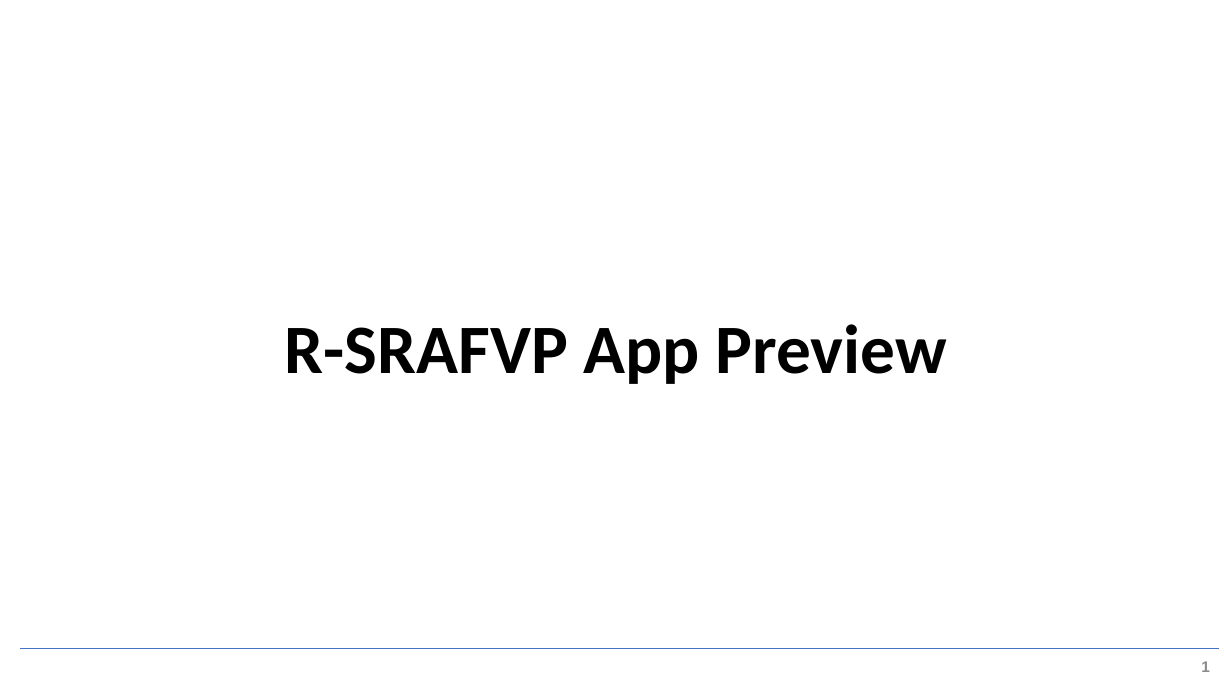
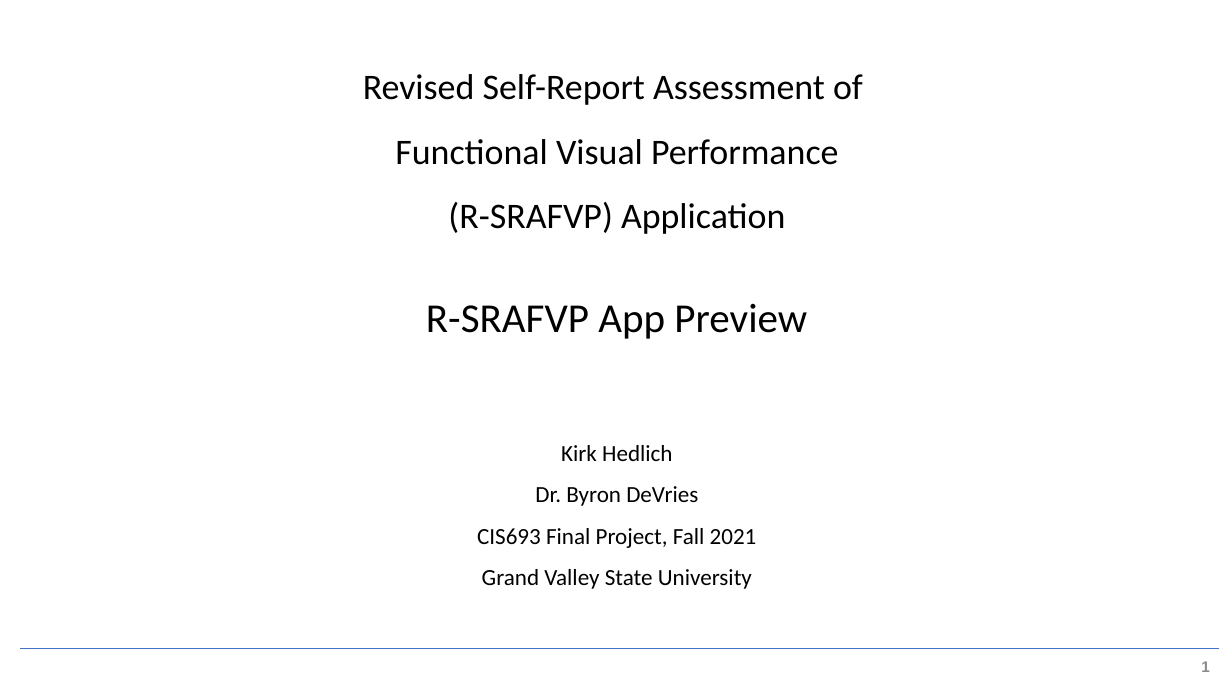
Before and after one commit to hedlichk/rsrafvp-app, a slide deck: slide 1 of doc/models/rsrafvp app preview.pptx. Drawn at 1232x693 pixels with LibreOffice and Linux fonts; fonts in the diff are those of the drawing. Boxes give left, top, right and bottom in pixels: in the first picture for what was removed or moved away, otherwise in the second. Text is boxed around its words. In the diff, an @@ line names an element or a change of style, - is before the commit and + after.

```diff
--- a/doc/models/rsrafvp app preview.pptx
+++ b/doc/models/rsrafvp app preview.pptx
@@ text "Revised Self-Report Assessment of": place and size @@
-text "Revised Self-Report Assessment of" at <box>285,324,946,384</box>
+text "Revised Self-Report Assessment of" at <box>363,74,863,589</box>
@@ text at <box>363,74,863,234</box>: paragraphs added @@
+Revised Self-Report Assessment of
+Functional Visual Performance
+(R-SRAFVP) Application
@@ text at <box>426,304,807,339</box>: size 54 to 32 pt, bold off in "R-SRAFVP App Preview" @@
@@ text at <box>477,445,757,589</box>: paragraphs added @@
+Kirk Hedlich
+Dr. Byron DeVries
+CIS693 Final Project, Fall 2021
+Grand Valley State University
```
Also in this commit, not shown: 13 other files.
